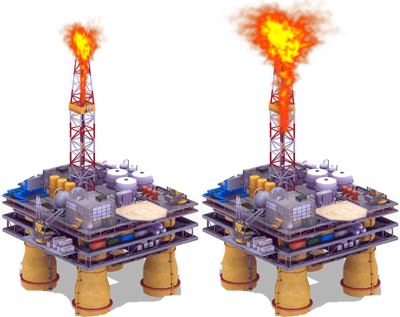
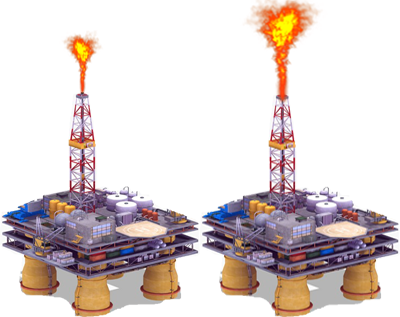
Before/after of a 400×317 layered artwork. What changed in the layer stack:
painted on "Layer 4" over [56, 15, 110, 109]
painted on "Layer 3" over [221, 0, 346, 138]
painted on "Layer 2" over [200, 45, 400, 317]
painted on "Layer 1" over [0, 45, 200, 317]
